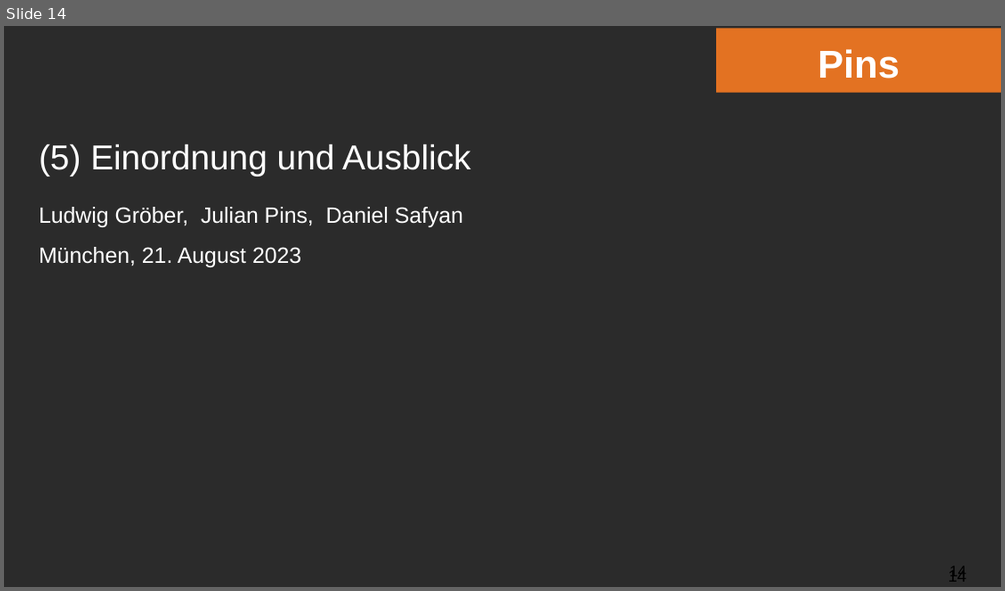
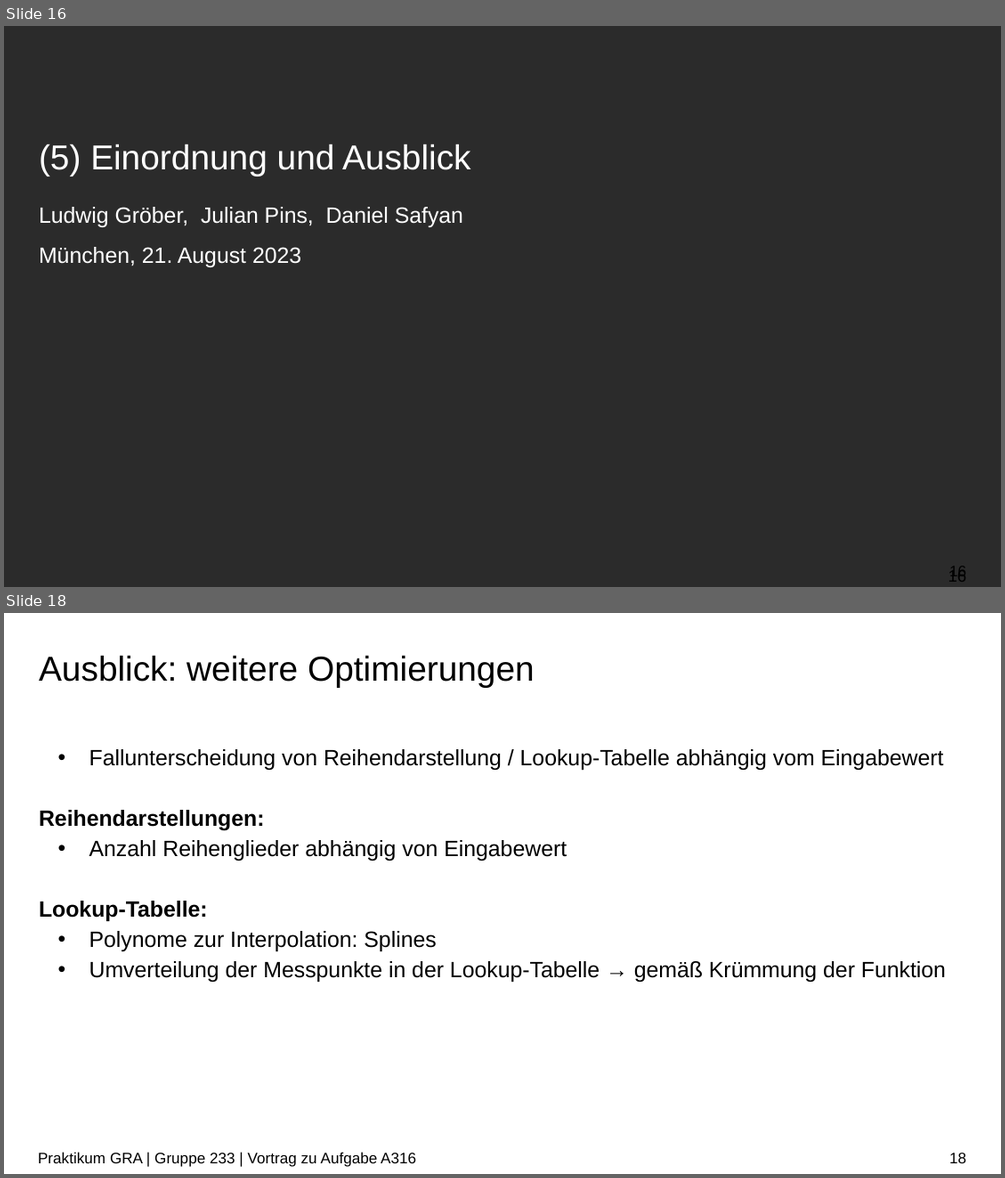
Before and after one commit to ludwiggr/ArSinH, a slide deck: Vortrag/Vortrag.pptx. Shown one above the other, each under a label of ours: slide 14 before the commit, slides 16 and 18 after it; the slides between them are not shown. The pictures are 1005x591 and 1005x1178 pixels, drawn with LibreOffice and Linux fonts; fonts in the diff are those of the drawing; background and template pictures are left out; a plain dark background stands for a picture behind light text. Boxes give left, top, right and bottom in pixels: in the first picture for what was removed or moved away, otherwise in the second. Text is boxed around its words. In the diff, an @@ line names an element or a change of style, - is before the commit and + after.

Commit message:
vortrag

```diff
--- a/Vortrag/Vortrag.pptx
+++ b/Vortrag/Vortrag.pptx
@@ slide 18 added at [4,613,1001,1174], background #FFFFFF @@
@@ title added at [39,655,534,687], 25 pt, text #000000 @@
+Ausblick: weitere Optimierungen
@@ text added at [39,749,946,981], 16 pt, text #000000 @@
+  • Fallunterscheidung von Reihendarstellung / Lookup-Tabelle abhängig vom Eingabewert
+Reihendarstellungen:
+  • Anzahl Reihenglieder abhängig von Eingabewert
+Lookup-Tabelle:
+  • Polynome zur Interpolation: Splines
+  • Umverteilung der Messpunkte in der Lookup-Tabelle → gemäß Krümmung der Funktion
@@ text added at [38,1151,416,1167], 11 pt, text #000000 @@
+Praktikum GRA | Gruppe 233 | Vortrag zu Aufgabe A316
@@ page number added at [949,1152,966,1163], 11 pt, text #000000 @@
+18
@@ what was slide 14 is now slide 16 @@
@@ slide 16 changed as well @@
@@ rectangle removed at [716,28,1001,92] @@
-Pins
@@ page number at [948,569,967,581]: text changed @@
-14
+16
@@ page number at [949,563,966,580]: text changed @@
-14
+16
```
Also in this commit, not shown: 16 other slides changed, 3 other slides added, 7 slides removed, 1 other file.
